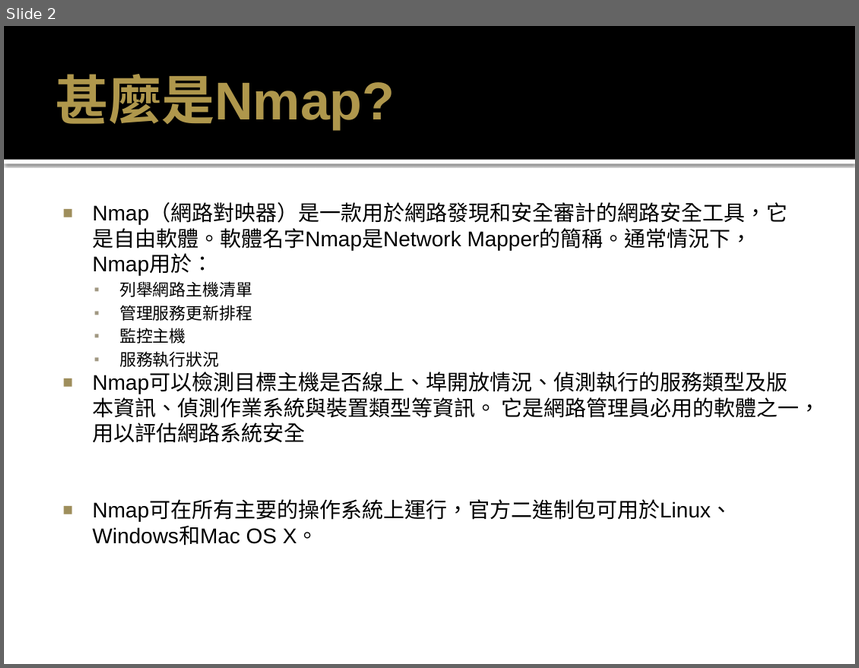
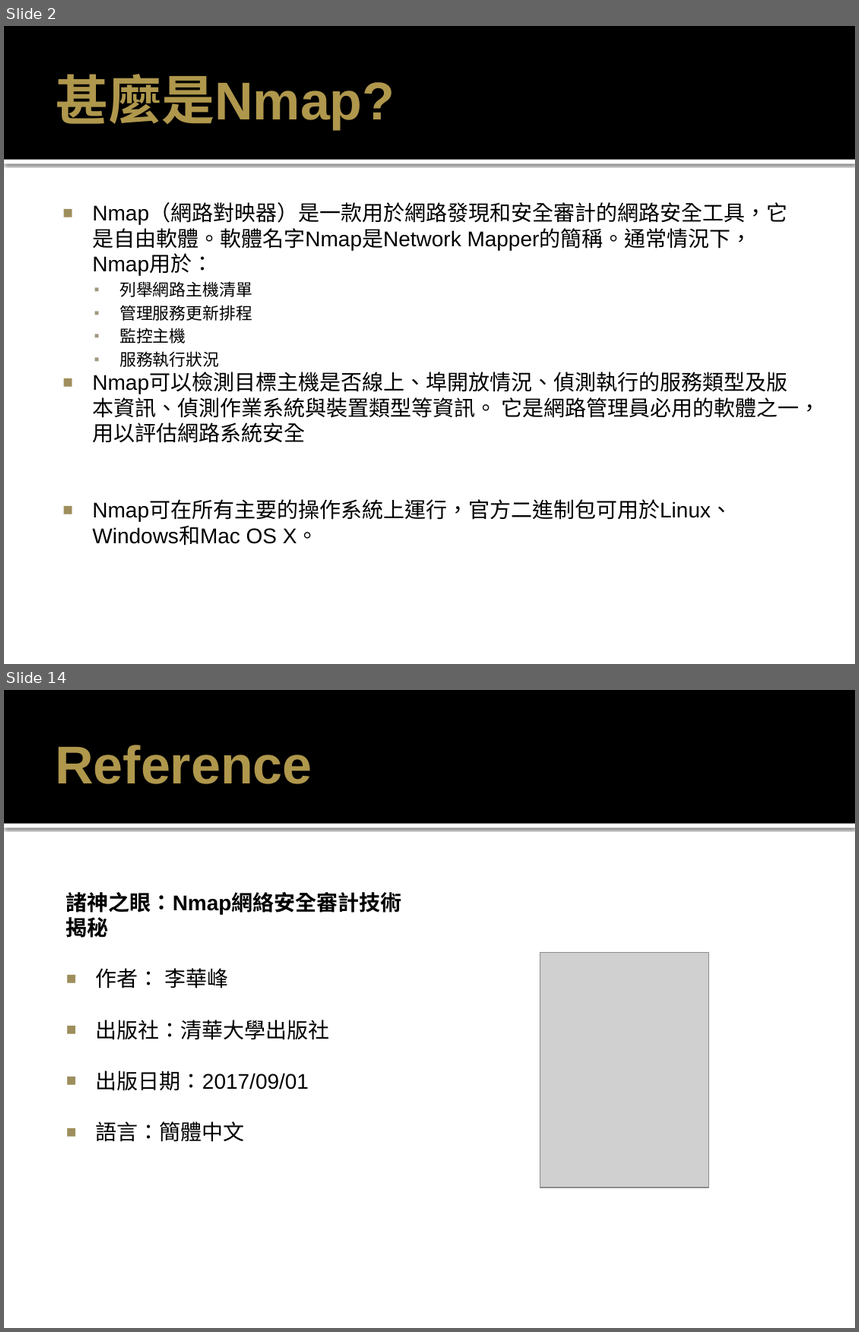
Before and after one commit to MtFeather/AI-and-Security, a slide deck: tensorflow/Nmap 密技寶典.pptx. Shown one above the other, each under a label of ours: slide 2 before the commit, slides 2 and 14 after it; the slides between them are not shown. The pictures are 859x668 and 859x1332 pixels, drawn with LibreOffice and Linux fonts; fonts in the diff are those of the drawing; grey boxes stand for pictures. Boxes give left, top, right and bottom in pixels: in the first picture for what was removed or moved away, otherwise in the second. Text is boxed around its words. In the diff, an @@ line names an element or a change of style, - is before the commit and + after.

```diff
--- a/tensorflow/Nmap 密技寶典.pptx
+++ b/tensorflow/Nmap 密技寶典.pptx
@@ slide 14 added at (x1=4, y1=690, x2=855, y2=1328), background #FFFFFF; not listed: 2 template elements that a slide beside it also shows @@
@@ title added at (x1=55, y1=745, x2=312, y2=784), 45 pt, text #AE974C, bold @@
+Reference
@@ text added at (x1=66, y1=892, x2=402, y2=1142), 18 pt, text #000000 @@
+諸神之眼：Nmap網絡安全審計技術揭秘
+■ 作者： 李華峰
+■ 出版社：清華大學出版社
+■ 出版日期：2017/09/01
+■ 語言：簡體中文
@@ picture added at (x1=541, y1=953, x2=709, y2=1188) @@
```
Also in this commit, not shown: 3 slides changed, 8 other slides added, 2 slides removed.
